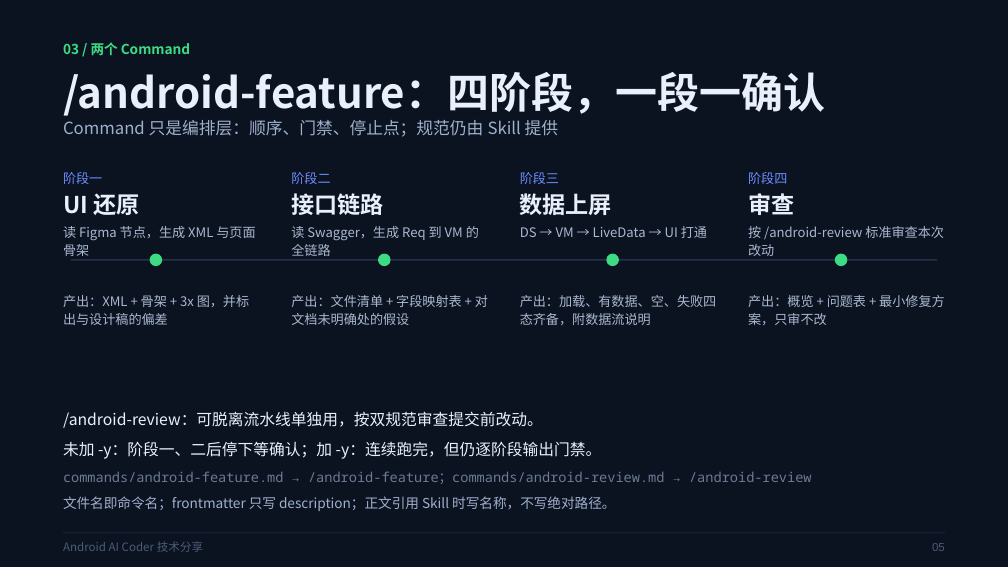
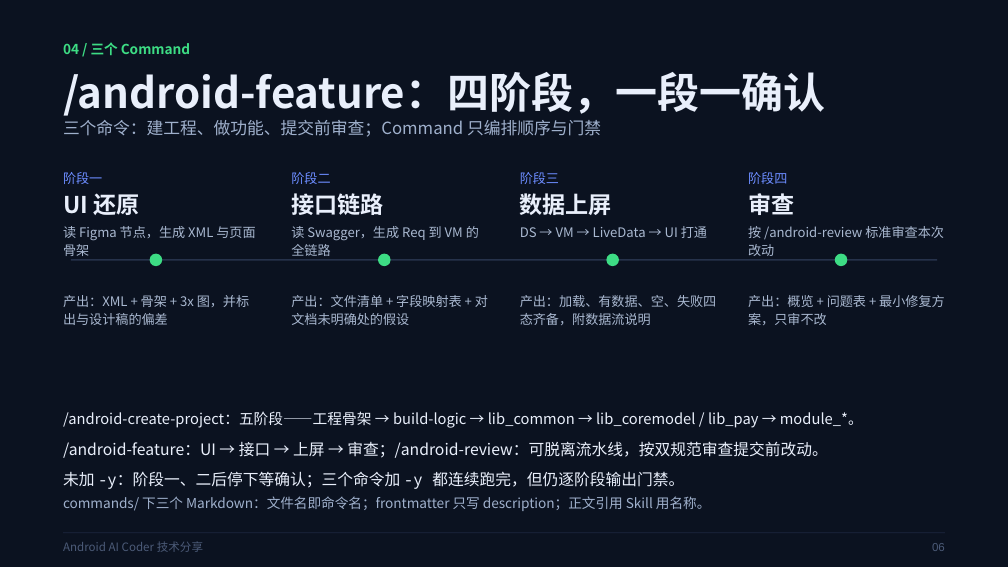
Before and after one commit to Victor2018/AppBase, a slide deck: slide 6 of docs/AICoder/Android-AI-Coder-技术分享.pptx (slide 5 before the commit). Drawn at 1008x567 pixels with LibreOffice and Linux fonts; fonts in the diff are those of the drawing. Boxes give left, top, right and bottom in pixels: in the first picture for what was removed or moved away, otherwise in the second. Text is boxed around its words. In the diff, an @@ line names an element or a change of style, - is before the commit and + after.

Commit message:
add project and module skill

```diff
--- a/docs/AICoder/Android-AI-Coder-技术分享.pptx
+++ b/docs/AICoder/Android-AI-Coder-技术分享.pptx
@@ text at <box>63,42,190,55</box>: text changed @@
-03 / 两个 Command
+04 / 三个 Command
@@ text at <box>63,120,601,137</box>: text changed @@
-Command 只是编排层：顺序、门禁、停止点；规范仍由 Skill 提供
+三个命令：建工程、做功能、提交前审查；Command 只编排顺序与门禁
@@ text at <box>63,411,863,428</box>: text changed; size 15 to 14 pt @@
-/android-review：可脱离流水线单独用，按双规范审查提交前改动。
+/android-create-project：五阶段——工程骨架 → build-logic → lib_common → lib_coremodel / lib_pay → module_*。
@@ text added at <box>63,441,827,458</box>, 15 pt, text #E9EFFB @@
+/android-feature：UI → 接口 → 上屏 → 审查；/android-review：可脱离流水线，按双规范审查提交前改动。
@@ text at <box>63,471,684,489</box>: text changed; font Noto Sans CJK SC to Noto Sans Mono @@
-未加 -y：阶段一、二后停下等确认；加 -y：连续跑完，但仍逐阶段输出门禁。
+未加 -y：阶段一、二后停下等确认；三个命令加 -y 都连续跑完，但仍逐阶段输出门禁。
@@ text removed at <box>63,471,812,484</box> @@
-commands/android-feature.md → /android-feature；commands/android-review.md → /android-review
@@ text at <box>63,496,710,511</box>: text changed @@
-文件名即命令名；frontmatter 只写 description；正文引用 Skill 时写名称，不写绝对路径。
+commands/ 下三个 Markdown：文件名即命令名；frontmatter 只写 description；正文引用 Skill 用名称。
```
Also in this commit, not shown: 10 other slides changed, 1 slide added, 41 other files.
